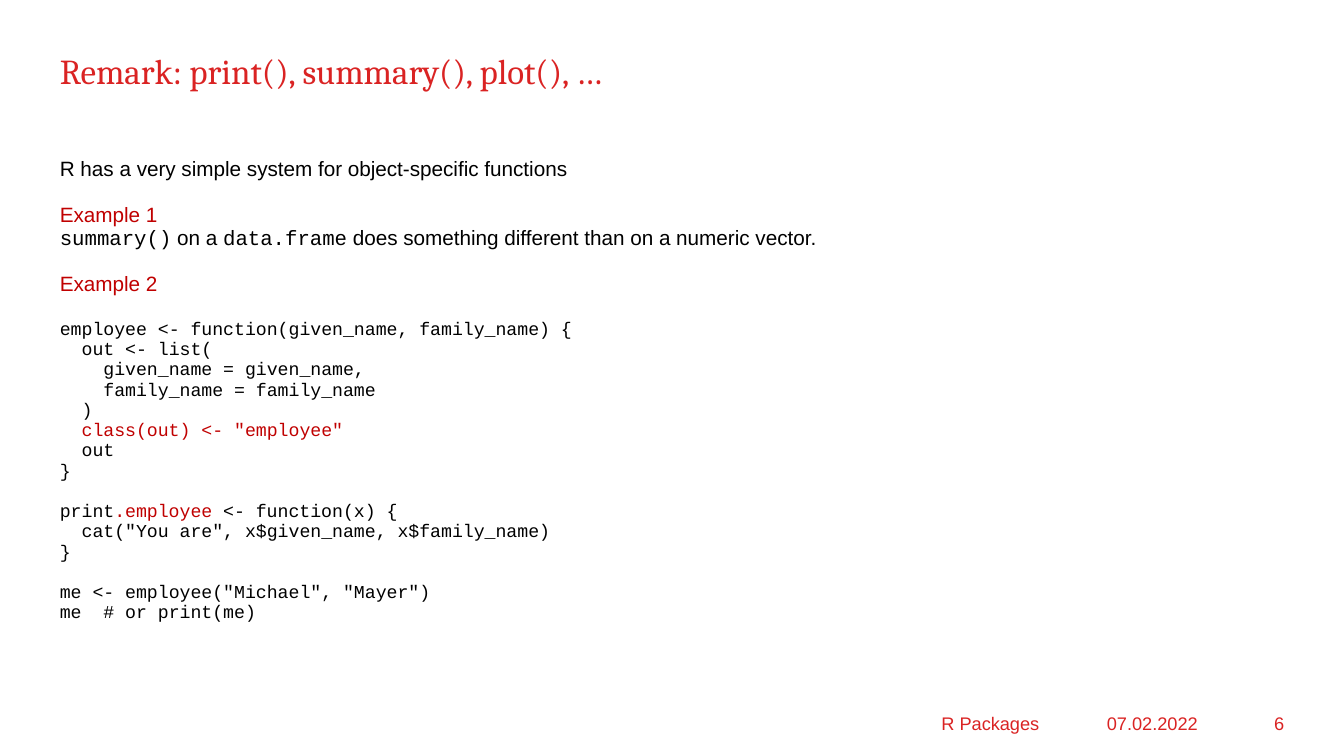
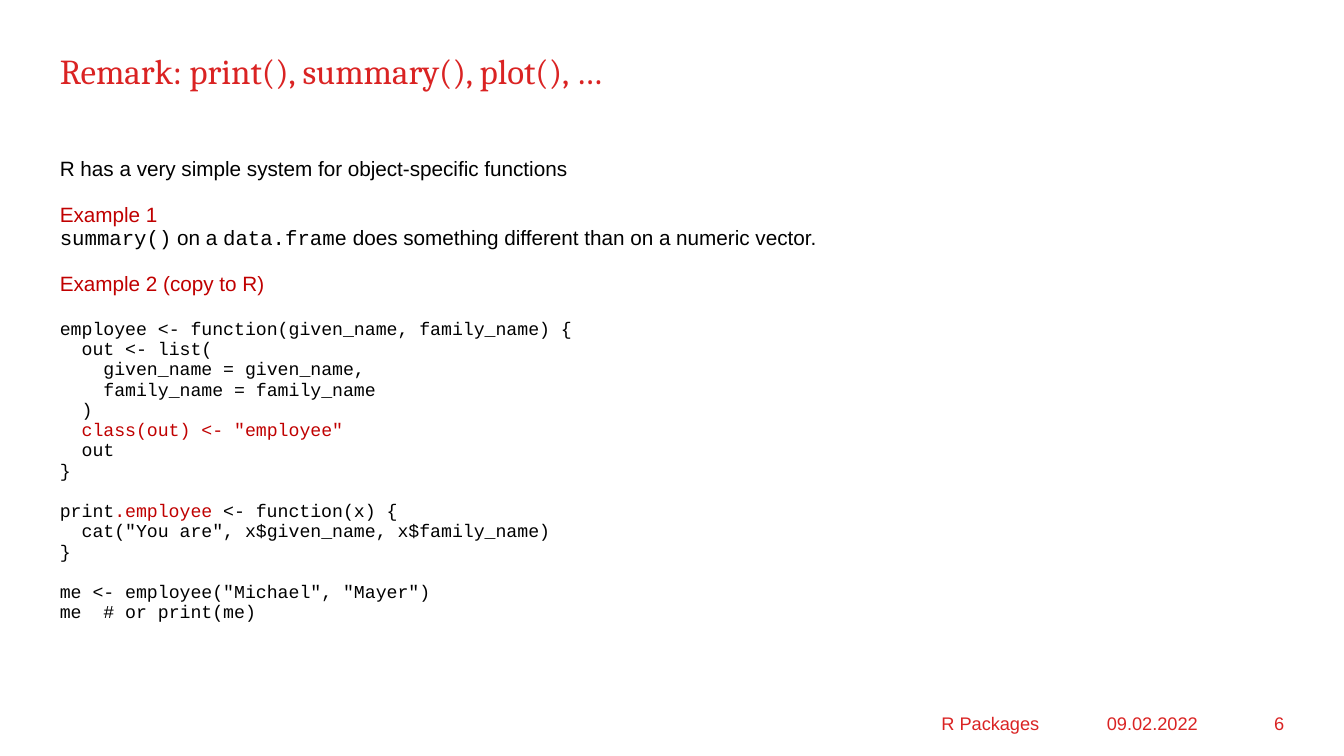
Before and after one commit to mayer79/apero, a slide deck: slide 6 of RPackage_en.pptx. Drawn at 1344x756 pixels with LibreOffice and Linux fonts; fonts in the diff are those of the drawing; background and template pictures are left out. Boxes give left, top, right and bottom in pixels: in the first picture for what was removed or moved away, otherwise in the second. Text is boxed around its words. In the diff, an @@ line names an element or a change of style, - is before the commit and + after.

```diff
--- a/RPackage_en.pptx
+++ b/RPackage_en.pptx
@@ text at [60,276,264,296]: text changed @@
-Example 2
+Example 2 (copy to R)
@@ text at [1107,717,1198,730]: text changed @@
-07.02.2022
+09.02.2022
```
Also in this commit, not shown: 6 other slides changed, 9 other files.
